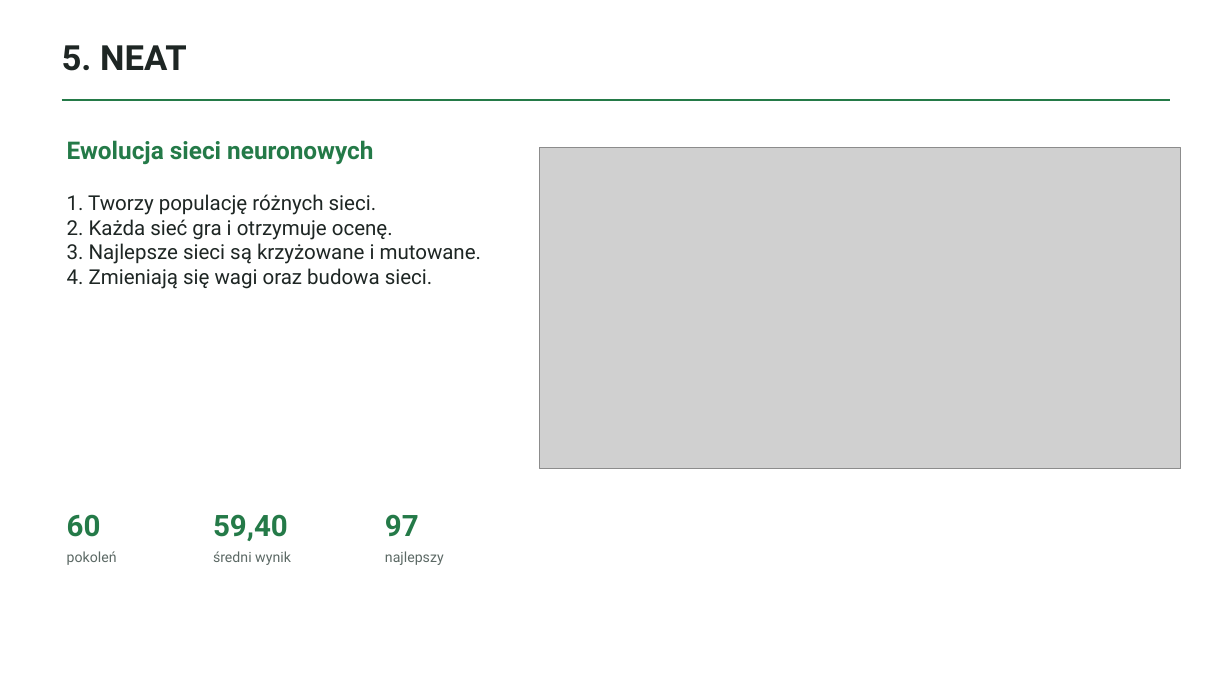
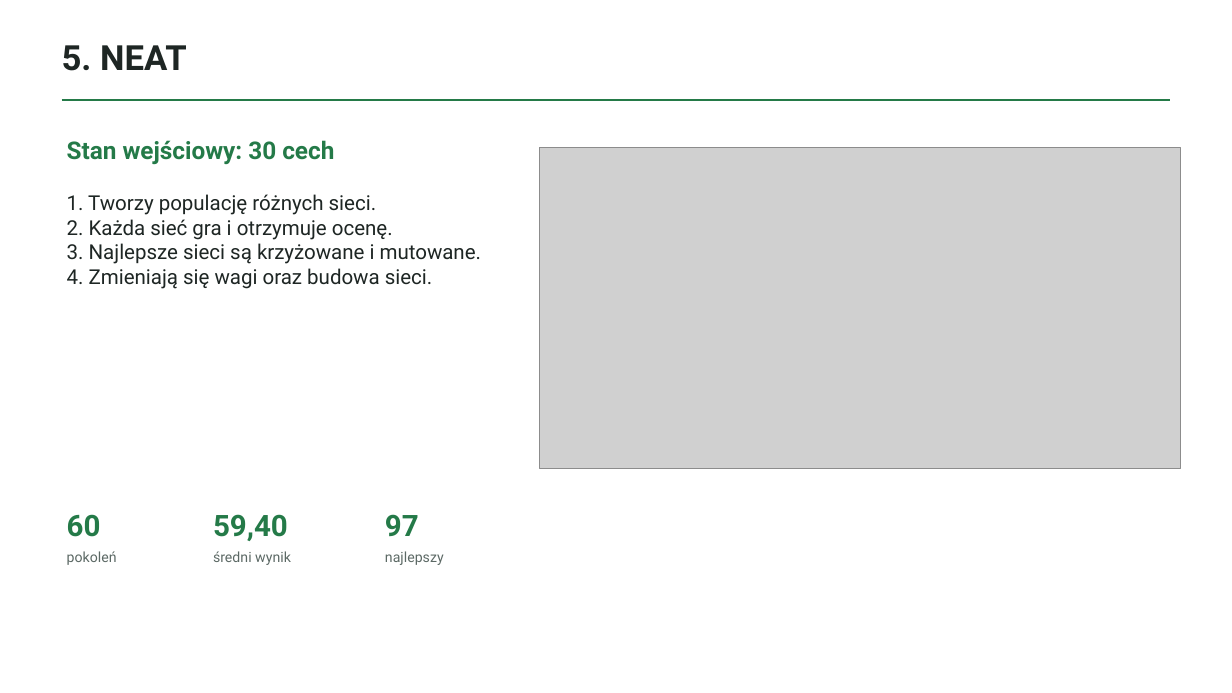
Before and after one commit to MaciekAza/snake-rl, a slide deck: slide 6 of prezentacja.pptx. Drawn at 1232x693 pixels with LibreOffice and Linux fonts; fonts in the diff are those of the drawing; grey boxes stand for pictures. Boxes give left, top, right and bottom in pixels: in the first picture for what was removed or moved away, otherwise in the second. Text is boxed around its words. In the diff, an @@ line names an element or a change of style, - is before the commit and + after.

```diff
--- a/prezentacja.pptx
+++ b/prezentacja.pptx
@@ text at bbox=[67, 140, 334, 164]: text changed @@
-Ewolucja sieci neuronowych
+Stan wejściowy: 30 cech
```
Also in this commit, not shown: 4 other slides changed, 15 other files.
